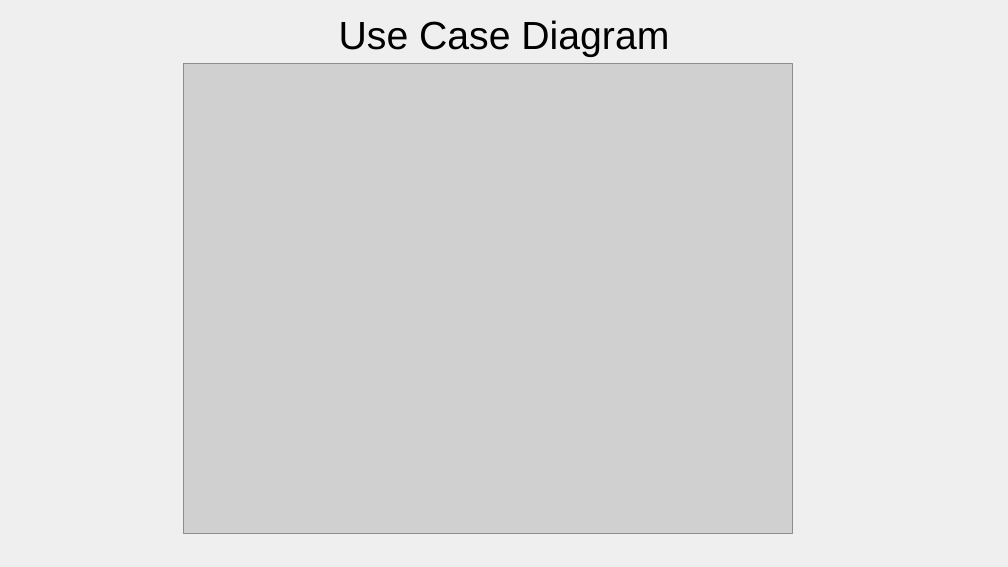
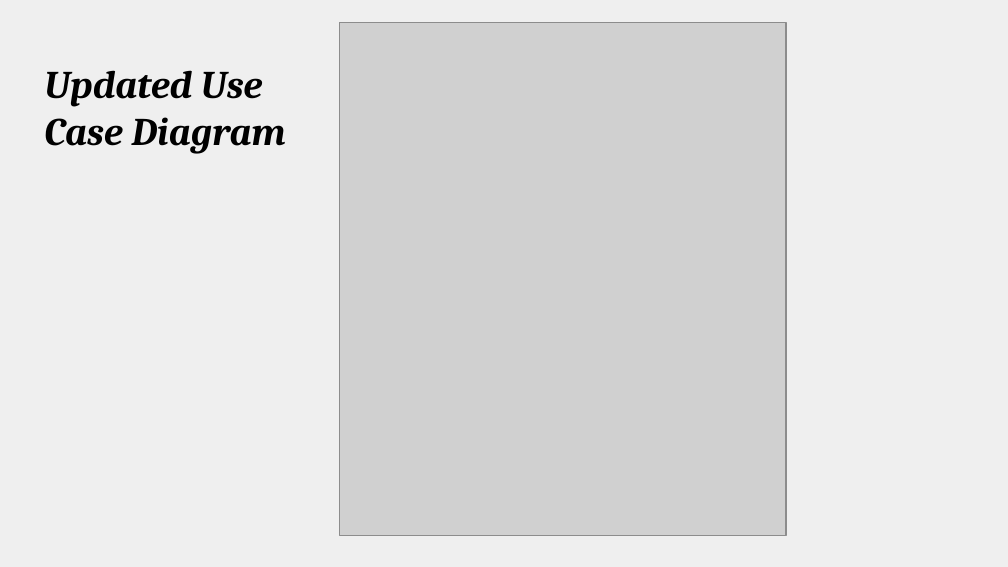
Before and after one commit to amgunden/cs414-f17-301-chessire-coders, a slide deck: slide 5 of documentation/Presentation.pptx (slide 9 before the commit). Drawn at 1008x567 pixels with LibreOffice and Linux fonts; fonts in the diff are those of the drawing; grey boxes stand for pictures. Boxes give left, top, right and bottom in pixels: in the first picture for what was removed or moved away, otherwise in the second. Text is boxed around its words. In the diff, an @@ line names an element or a change of style, - is before the commit and + after.

```diff
--- a/documentation/Presentation.pptx
+++ b/documentation/Presentation.pptx
@@ picture: place and size @@
-picture at [183,64,792,534]
+picture at [340,22,786,535]
@@ title at [44,70,286,154]: text changed; font Arial to Cambria; bold on; italic on @@
-Use Case Diagram
+Updated Use
+Case Diagram
```
Also in this commit, not shown: 2 other slides changed, 8 slides added, 8 slides removed, 1 other file.
